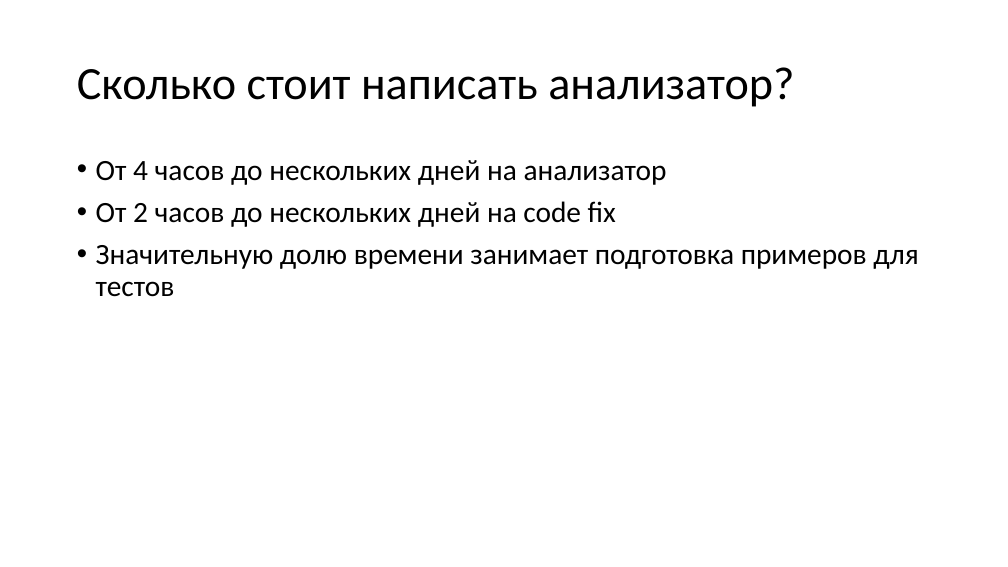
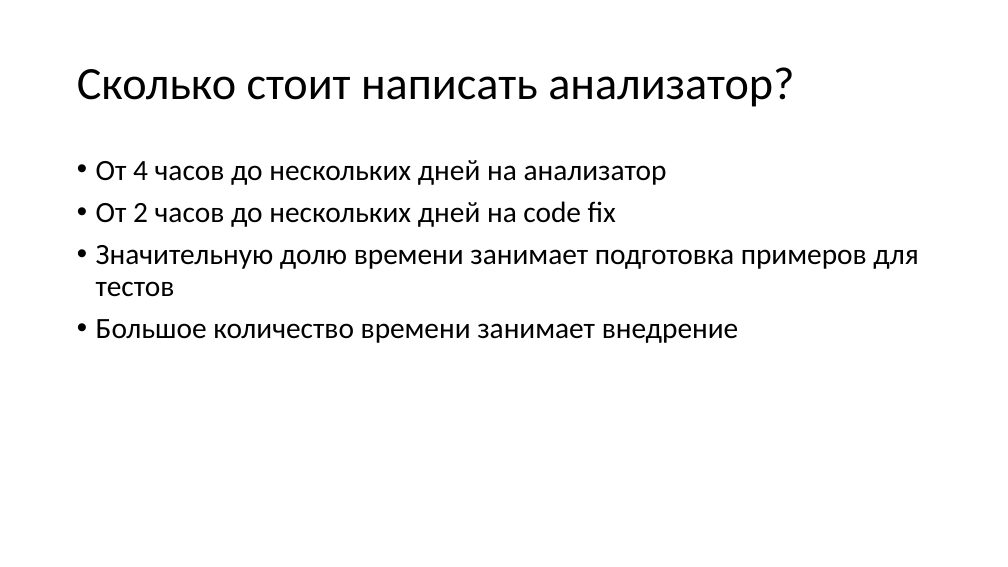
Before and after one commit to dropsonic/dotNext2019_slides, a slide deck: slide 12 of Roslyn - mastering static code analysis.pptx (slide 20 before the commit). Drawn at 1008x567 pixels with LibreOffice and Linux fonts; fonts in the diff are those of the drawing. Boxes give left, top, right and bottom in pixels: in the first picture for what was removed or moved away, otherwise in the second. Text is boxed around its words. In the diff, an @@ line names an element or a change of style, - is before the commit and + after.

```diff
--- a/Roslyn - mastering static code analysis.pptx
+++ b/Roslyn - mastering static code analysis.pptx
@@ text at [96, 319, 739, 343]: paragraph added @@
+• Большое количество времени занимает внедрение
```
Also in this commit, not shown: 9 other slides changed, 18 slides added, 8 slides removed, 3 other files.
